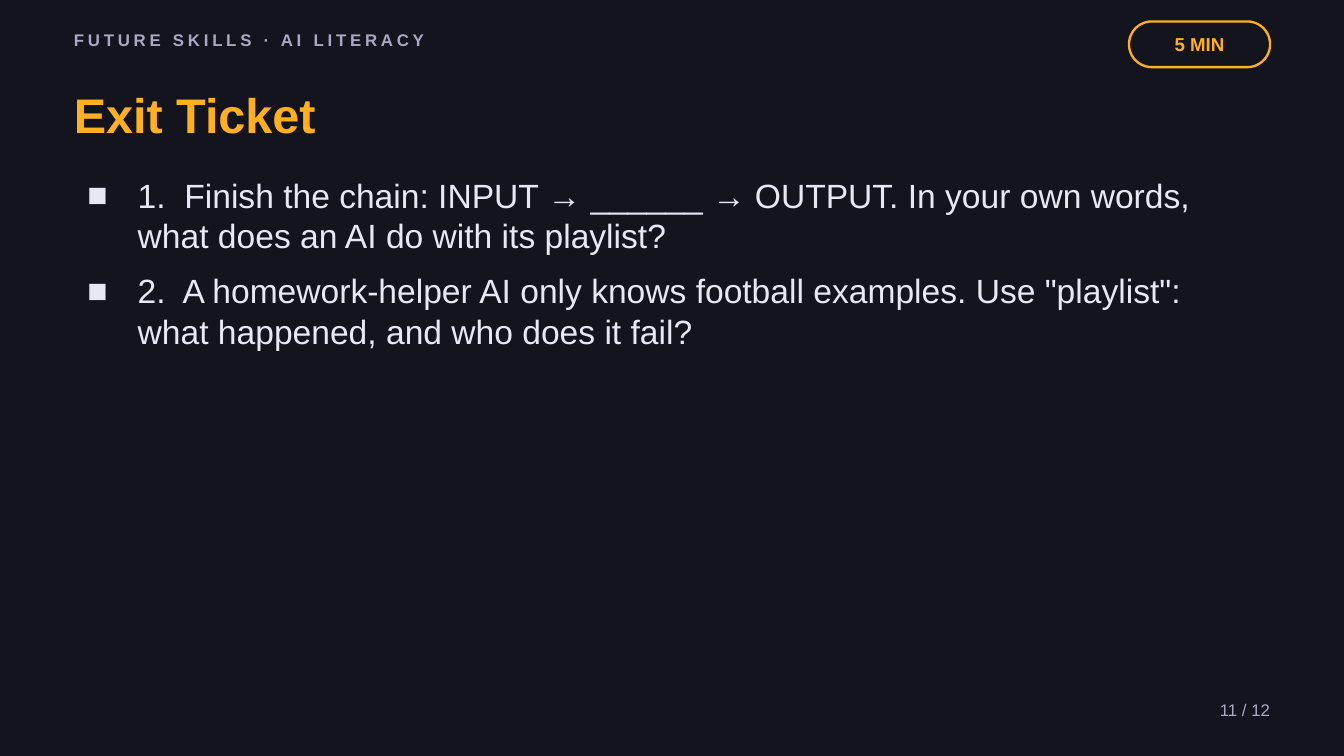
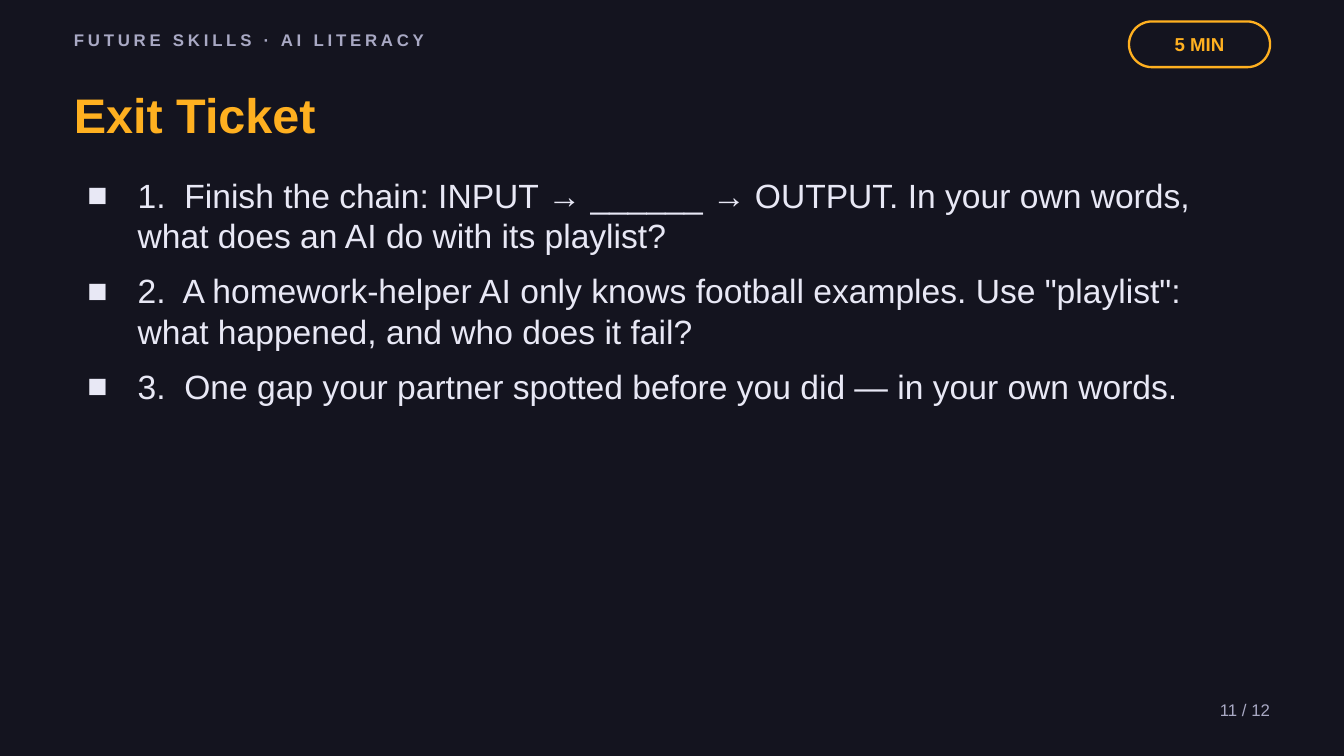
Before and after one commit to phiunit/tptphi, a slide deck: slide 11 of products/ai-training-data-crate/dist/What's in the Playlist - Slides.pptx. Drawn at 1344x756 pixels with LibreOffice and Linux fonts; fonts in the diff are those of the drawing. Boxes give left, top, right and bottom in pixels: in the first picture for what was removed or moved away, otherwise in the second. Text is boxed around its words. In the diff, an @@ line names an element or a change of style, - is before the commit and + after.

```diff
--- a/products/ai-training-data-crate/dist/What's in the Playlist - Slides.pptx
+++ b/products/ai-training-data-crate/dist/What's in the Playlist - Slides.pptx
@@ text at [138,374,1177,405]: paragraph added @@
+■ 3. One gap your partner spotted before you did — in your own words.
```
Also in this commit, not shown: 9 other slides changed, 32 other files.
